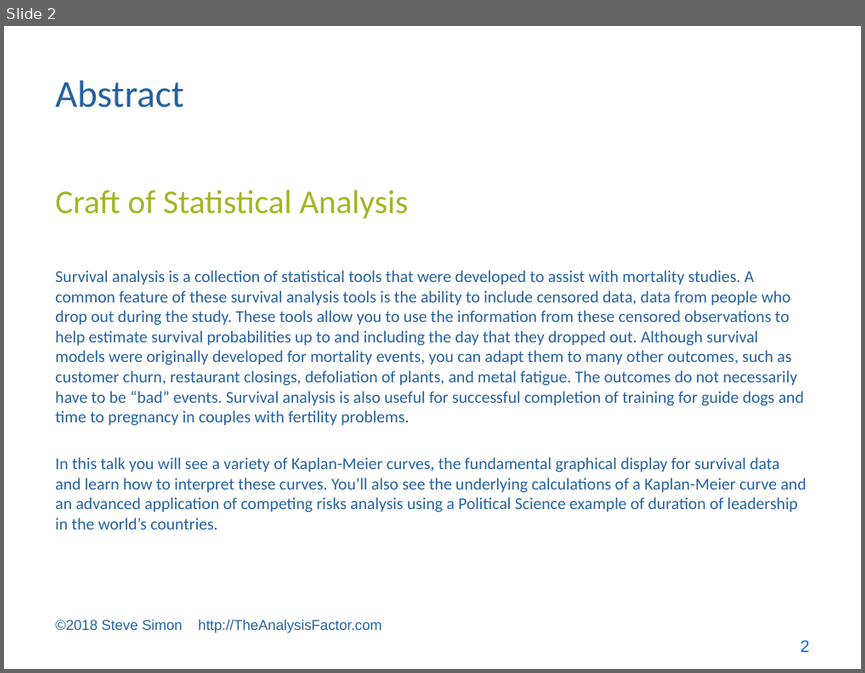
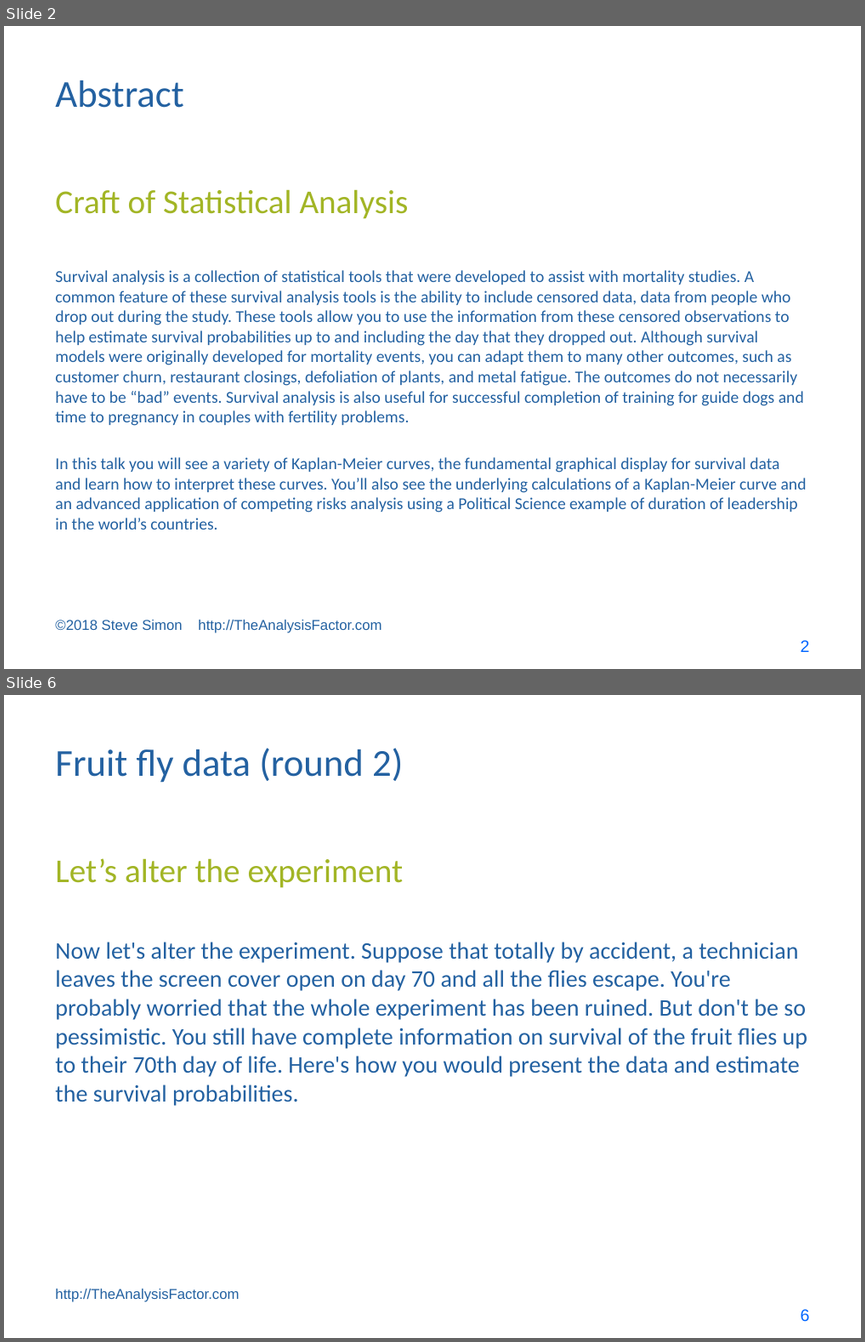
Before and after one commit to pmean/survival-models, a slide deck: bin/cosa lecture.pptx. Shown one above the other, each under a label of ours: slide 2 before the commit, slides 2 and 6 after it; the slides between them are not shown. The pictures are 865x673 and 865x1342 pixels, drawn with LibreOffice and Linux fonts; fonts in the diff are those of the drawing. Boxes give left, top, right and bottom in pixels: in the first picture for what was removed or moved away, otherwise in the second. Text is boxed around its words. In the diff, an @@ line names an element or a change of style, - is before the commit and + after.

```diff
--- a/bin/cosa lecture.pptx
+++ b/bin/cosa lecture.pptx
@@ slide 6 added at [4,695,861,1338], background #FFFFFF @@
@@ title added at [55,748,403,783], 32 pt, text #2361A1 @@
+Fruit fly data (round 2)
@@ text added at [55,858,404,888], 28 pt, text #A2B525 @@
+Let’s alter the experiment
@@ text added at [55,941,807,1106], 20 pt, text #2361A1 @@
+Now let's alter the experiment. Suppose that totally by accident, a technician leaves the screen cover open on day 70 and all the flies escape. You're probably worried that the whole experiment has been ruined. But don't be so pessimistic. You still have complete information on survival of the fruit flies up to their 70th day of life. Here's how you would present the data and estimate the survival probabilities.
@@ text added at [55,1288,239,1302], 12 pt, text #2361A1 @@
+http://TheAnalysisFactor.com
@@ page number added at [800,1309,810,1321], 14 pt, text #0066FF @@
+6
```
Also in this commit, not shown: 19 other slides added, 9 other files.
